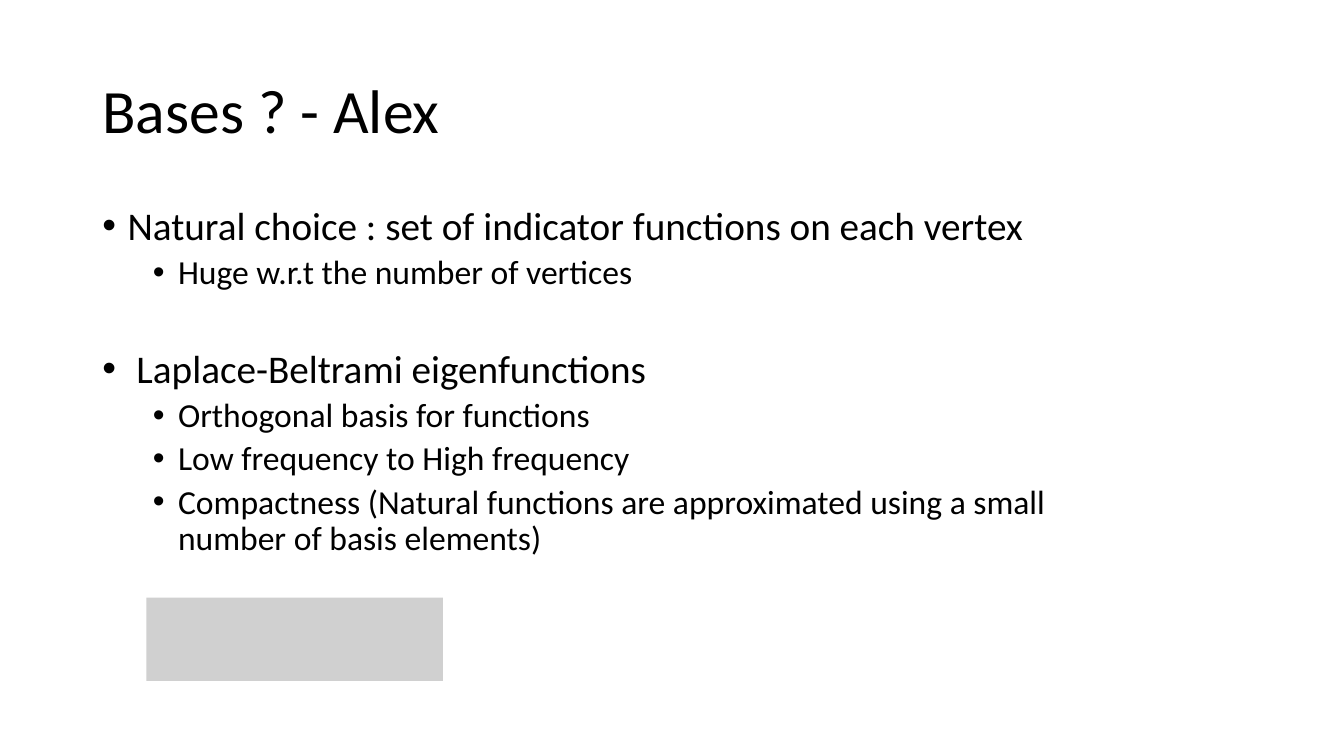
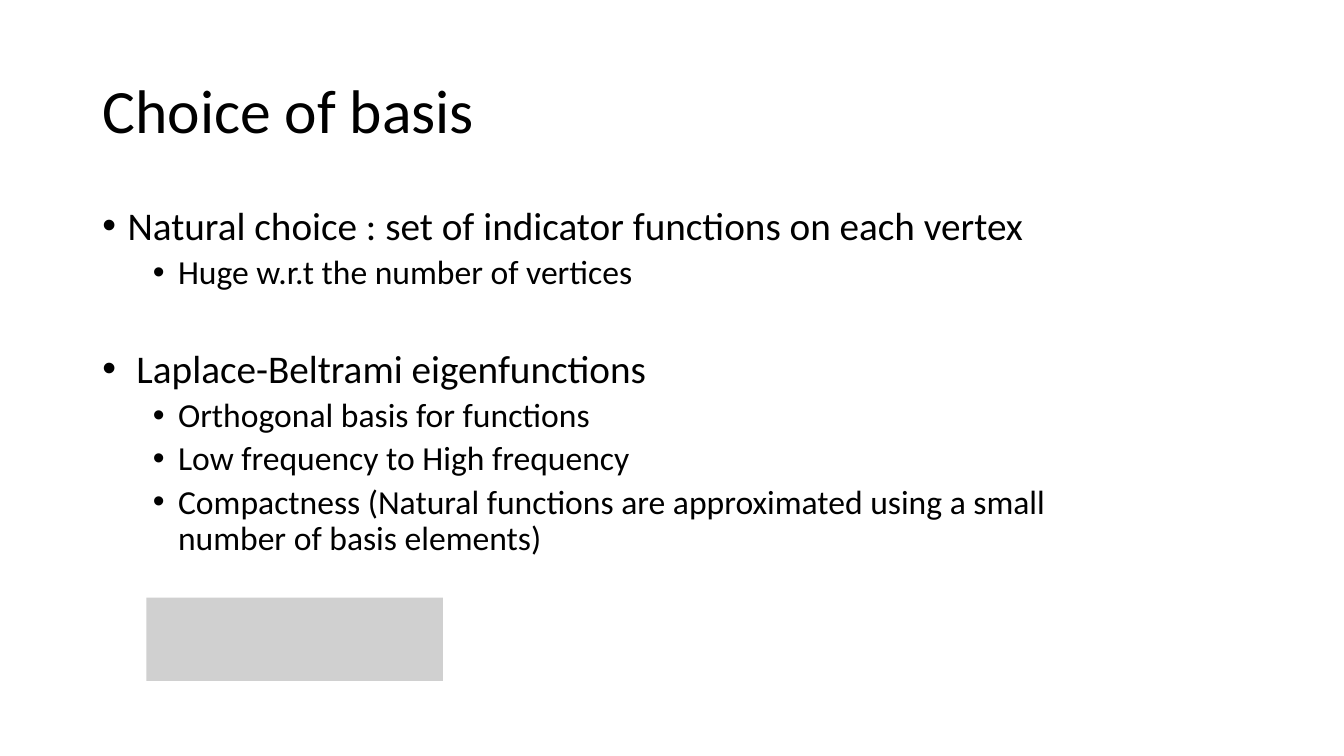
Before and after one commit to Al-th/MVA_Project_FunctionalMaps, a slide deck: slide 6 of Report/Presentation_slide_nico.pptx (slide 7 before the commit). Drawn at 1344x756 pixels with LibreOffice and Linux fonts; fonts in the diff are those of the drawing; grey boxes stand for pictures. Boxes give left, top, right and bottom in pixels: in the first picture for what was removed or moved away, otherwise in the second. Text is boxed around its words. In the diff, an @@ line names an element or a change of style, - is before the commit and + after.

```diff
--- a/Report/Presentation_slide_nico.pptx
+++ b/Report/Presentation_slide_nico.pptx
@@ title at box(102, 90, 474, 134): text changed @@
-Bases ? - Alex
+Choice of basis
```
Also in this commit, not shown: 4 other slides changed, 3 slides added, 4 slides removed.
